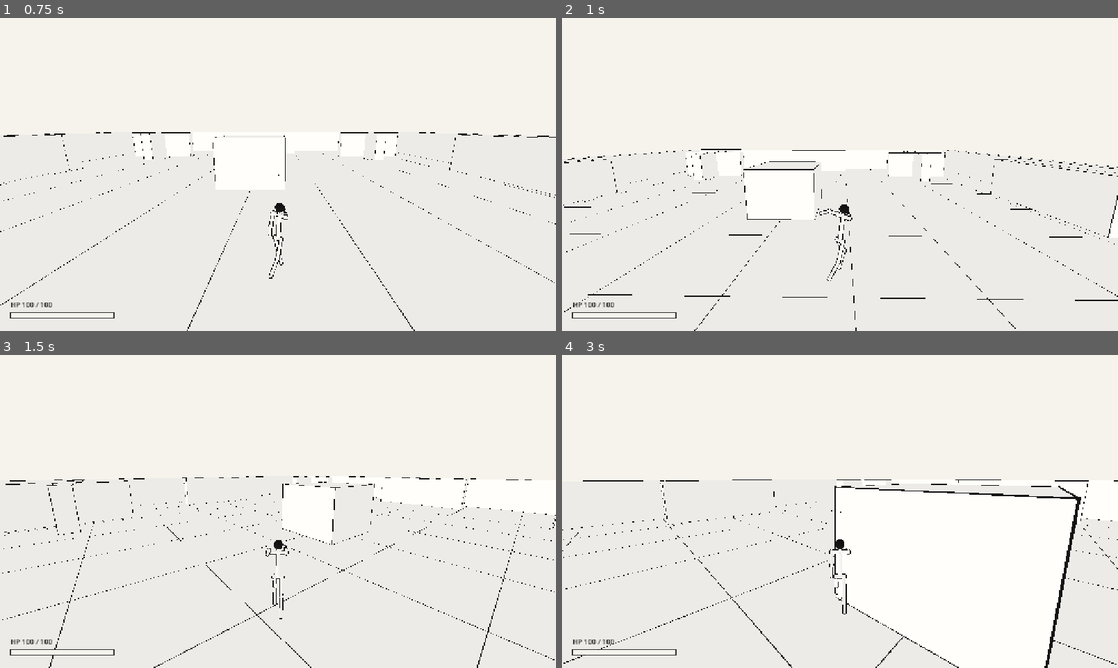
Above: before the commit, frames 1-4 (two rows, left to right).
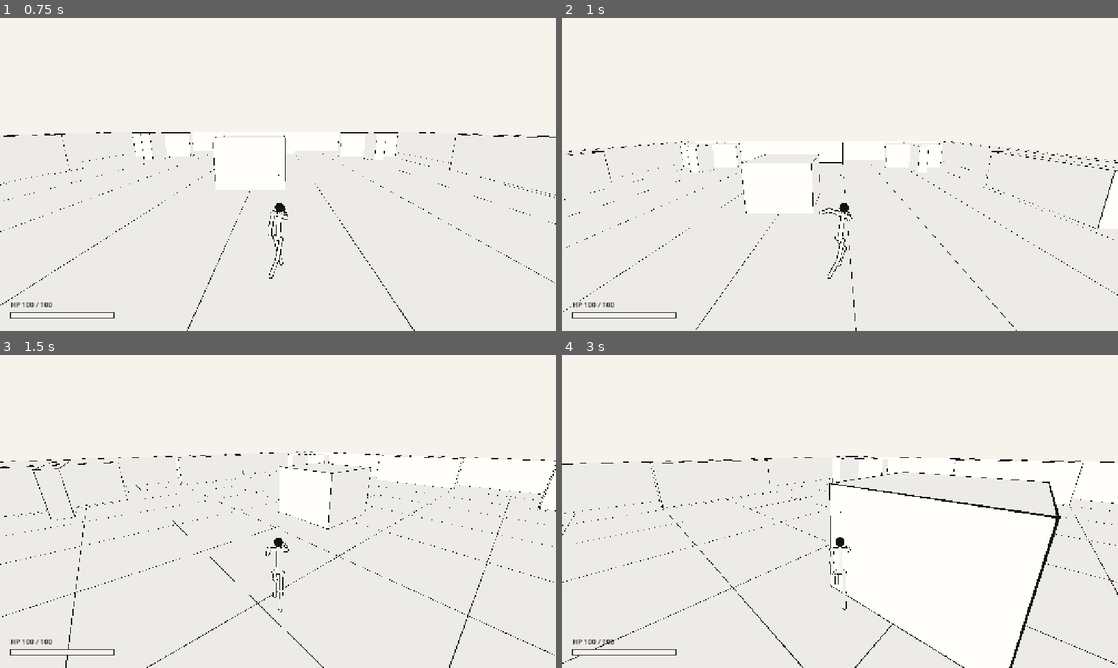
Above: after the commit, the same moments.

Repository: TCOTC/stick-skirmish
Game: Godot game, scene res://scenes/main.tscn
The game is run twice, just before and just after one commit, with the same random seed, the same clock (stepped at 60 frames per second) and the same inputs.
Inputs (mouse positions are in pixels of both pictures, inside the frame that each line leads up to):
- Up to frame 1 (0.75 s): tap Enter at 0.5 s; move the mouse to (400, 158) at 0.52 s; press the mouse at (400, 158) at 0.53 s; hold D (move_right) from 0.53 s (still down)
- Up to frame 2 (1 s): keep holding D (move_right); tap Space (jump) at 0.77 s
- Up to frame 3 (1.5 s): move the mouse to (250, 511) at 1.27 s; release D (move_right) at 1.28 s; release the mouse at (250, 511) at 1.28 s; hold W (move_forward) from 1.28 s (still down); right-click (250, 511) at 1.35 s
- Up to frame 4 (3 s): keep holding W (move_forward); tap Space (jump) at 1.52 s; click (812, 511) at 1.55 s; move the mouse to (851, 505) at 2.02 s; hold Shift (crouch) 2.03-2.78 s; click (851, 505) at 2.3 s; move the mouse to (834, 517) at 2.77 s; click (834, 517) at 2.85 s

Frame 1 is identical in both runs. In frame 2, 1.7% of the frame differs, in the area x 0-100%, y 39-100%; in frame 3, 2.0%; in frame 4, 2.7%, in the area x 0-100%, y 32-100%.

Commit message:
修复：Mac 触控板上点一下进游戏会一直开火
用户报障：Mac 上用触控板点击进入游戏后就一直射击，即使已经松开。

成因：那次点击触发了全屏 + 指针锁定，而浏览器把它的 mouseup 吞掉了（Mac 上全屏过渡
有一段动画，松开落在过渡期间）。Godot 的动作状态只由事件驱动，丢了 mouseup 就永远停在
“按下”，于是每帧都判定为按住不放。

- player.gd：开火扳机改成自己维护（_trigger_held），不再读 Input.is_action_pressed。
  只有“已经接管鼠标之后”的左键按下才算按住，所以进游戏那一下永远不会开火；
  接管/交还鼠标、失焦、松开都算松开。另留 0.15 秒脉冲，保证极短点击也能打出一发。
- export_presets.cfg：注入脚本给左键记下按下/抬起两个计数，并在 pointermove 里用
  e.buttons 自我纠正。局中丢失 mouseup 时就靠它救回（player._dom_trigger_released），
  注入脚本不存在时退回原有行为。
- 顺带证伪一个看似可行的启发式：不能用“移动事件的按键掩码为 0”当松开信号——
  实测 Godot 网页版把移动事件的掩码填成它自己记录的状态，丢了 mouseup 时它一直是 1。
- 新增 --fire 测试模式（6 项）：用 CDP 只发 mousePressed、永远不发 mouseReleased，
  在 Windows 上造出同样的局面。实测旧逻辑在该项下连打 11 发、修好后 0 发；
  另守着“按住时移动不能掐掉扳机”与“点一下仍能打出一发”。

验证：netprobe 92 项、relay 16 项、stick 55 项、sfx 9 项、art 18 项全绿。

Diff:
--- a/scripts/net.gd
+++ b/scripts/net.gd
@@ -561,6 +561,7 @@
 		"pos": [snappedf(pos.x, 0.01), snappedf(pos.y, 0.01), snappedf(pos.z, 0.01)],
 		"health": own_health,
 		"shots": shots,
+		"trigger": _trigger_info(),
 		"recoilDeg": pitch_deg,
 		"crouch": crouch,
 		"pitchDeg": pitch_deg,
@@ -582,6 +583,17 @@
 	JavaScriptBridge.eval("window.__netstat = " + JSON.stringify(snapshot))
 
 
+## 开火扳机的状态（player 自己维护的那份，见 `player._trigger_held`）。
+##
+## 单独报出来是因为“浏览器吞掉 mouseup”是一个真实存在的故障（Mac 触控板：点一下进游戏
+## 就一直开火）。那种情况下 `raw`（Godot 自己的动作状态，只由事件驱动）会永远停在 true，
+## 所以自动化检查要能断言“即使 raw 卡住，`held` 也已经回到 false 且不再开火”。
+func _trigger_info() -> Dictionary:
+	if _player != null and _player.has_method("trigger_state"):
+		return _player.call("trigger_state")
+	return {"held": false, "pulse": 0.0, "raw": false}
+
+
 ## 编号 → 名字，供自动化检查核对两端对同一个人的称呼是否一致。
 func _peer_names() -> Dictionary:
 	var names := {}
--- a/scripts/player.gd
+++ b/scripts/player.gd
@@ -81,6 +81,11 @@
 ## 刚接管鼠标后这段时间内不开火：那一次点击是用来锁定指针的，不该顺手打出一发。
 const FIRE_BLOCK_AFTER_CAPTURE := 0.25
 
+## “点了一下”这一发最多保留多久（秒）。
+## 极短的点击可能在同一帧里完成按下与松开，那时 `_trigger_held` 已经回到 false，
+## 但这一下仍应打出一发，所以单独留一个脉冲。
+const TRIGGER_PULSE_TIME := 0.15
+
 ## 默认/开局俯仰（弧度）。回合重置时回到这里。
 const START_PITCH := -0.22
 
@@ -118,6 +123,23 @@
 var _spawn_pos := Vector3.ZERO
 var _spawn_yaw := 0.0
 var _spawn_known := false
+
+## 开火扳机的状态。**自己维护**，不直接读 `Input.is_action_pressed("fire")`。
+##
+## 【为什么】Godot 的动作状态只由事件驱动，而浏览器在“进入全屏 + 指针锁定”的那一次点击上
+## **可能丢掉 mouseup**（Mac 触控板上实测：点一下进游戏，随后就一直开火）。
+## 丢了松开事件，动作状态就永远停在“按下”，每帧都判定为按住不放。
+## 从 Windows 无法直接重现 Mac 的那次事件丢失，但可以用 CDP 造出同样的局面：
+## 发一个 mousePressed、**永远不发 mouseReleased**（见 `net-probe-check.mjs --fire`）。
+##
+## 自己维护之后规则很简单，而且不怕丢事件：
+##   - 只有**已经接管鼠标之后**收到的左键按下才算“按住”→ 进游戏那一下永远不会开火
+##   - 接管鼠标的那一刻、丢失指针、窗口失焦、左键松开，都算“松开”
+##   - 指针移动事件里带着“当前按下了哪些键”的掩码，掩码为 0 也算“松开”
+##     （触控板几乎总会有移动，所以这条能救“局中丢掉松开事件”的情况）
+var _trigger_held := false
+## “点了一下”产生的那一发还剩多久（秒）。
+var _trigger_pulse := 0.0
 # 当前的散布半径（度）。跟着连发增长、停火回落。
 var _spread := 0.0
 # 已经推给 HUD 的散布值，用来避免每帧都去查 HUD。
@@ -165,20 +187,30 @@
 			deg_to_rad(pitch_max_deg)
 		)
 		_arm.rotation.x = _pitch
-	elif event is InputEventMouseButton and event.pressed:
+		# 注意：**不要**用“移动事件的按键掩码为 0”当松开信号。
+		# 实测（tools/net-probe-check.mjs --fire 的第 6 项）Godot 网页版把移动事件的掩码
+		# 填成**它自己**记录的状态，而不是浏览器的 `e.buttons`；所以丢了 mouseup 时
+		# 掩码会一直为 1，这条启发式永远不触发（看起来像兜底，实际是死代码）。
+		# 真正独立的信息源在浏览器那边，见 `_dom_trigger_released()`。
+	elif event is InputEventMouseButton and event.button_index == MOUSE_BUTTON_LEFT:
 		# 只认左键：滚轮也会产生 InputEventMouseButton（button_index 是 WHEEL_*），
-		# 但"滚一下滚轮"不该等于"我要开始玩"。
-		if event.button_index != MOUSE_BUTTON_LEFT:
-			return
-		# 网页上"锁指针"这一步交给注入的脚本做，这里刻意不碰。
-		# 原因：requestFullscreen 和 requestPointerLock 都由浏览器要求"必须在用户手势里发出"，
-		# 两者同时发出会打架 —— 全屏切换过程中发出的锁定请求偶尔被拒，
-		# 表现就是"全屏进去了、鼠标还显示着，得再点一次"。
-		# 脚本里把两者串成"先全屏 → 等切换完成 → 再锁"，并带两次重试；
-		# Godot 会自己跟随浏览器真实的指针锁状态，不需要引擎再发一次请求。
-		# 桌面端没有全屏这回事，照旧由引擎自己锁。
-		if not OS.has_feature("web") and Input.mouse_mode != Input.MOUSE_MODE_CAPTURED:
-			Input.mouse_mode = Input.MOUSE_MODE_CAPTURED
+		# 而"滚一下滚轮"不该等于"我要开始玩"也不该等于"开火"。
+		if event.pressed:
+			# **只有已经接管鼠标之后的按下才算开火**（见 _trigger_held 的注释）。
+			if Input.mouse_mode == Input.MOUSE_MODE_CAPTURED:
+				_trigger_held = true
+				_trigger_pulse = TRIGGER_PULSE_TIME
+			# 网页上"锁指针"这一步交给注入的脚本做，这里刻意不碰。
+			# 原因：requestFullscreen 和 requestPointerLock 都由浏览器要求"必须在用户手势里发出"，
+			# 两者同时发出会打架——全屏切换过程中发出的锁定请求偶尔被拒，
+			# 表现就是"全屏进去了、鼠标还显示着，得再点一次"。
+			# 脚本里把两者串成"先全屏 → 等切换完成 → 再锁"，并带两次重试；
+			# Godot 会自己跟随浏览器真实的指针锁状态，不需要引擎再发一次请求。
+			# 桌面端没有全屏这回事，照旧由引擎自己锁。
+			elif not OS.has_feature("web"):
+				Input.mouse_mode = Input.MOUSE_MODE_CAPTURED
+		else:
+			_release_trigger()
 	elif event.is_action_pressed("ui_cancel"):
 		Input.mouse_mode = Input.MOUSE_MODE_VISIBLE
 
@@ -192,6 +224,8 @@
 			_fire_block = FIRE_BLOCK_AFTER_CAPTURE
 		else:
 			_stop_moving()
+		# 接管/交还鼠标都算“松开”：进游戏那次点击即使丢了松开事件，也不会一直开火。
+		_release_trigger()
 		# 让 HUD 收起/显示“点一下画面”的提示。没人告诉它的话，
 		# 第一次打开链接的人只会看到一个不会动的场地（浏览器不允许程序自己抢鼠标）。
 		var hud := _hud()
@@ -200,6 +234,11 @@
 
 	_fire_cd = maxf(0.0, _fire_cd - delta)
 	_fire_block = maxf(0.0, _fire_block - delta)
+	_trigger_pulse = maxf(0.0, _trigger_pulse - delta)
+	# 兜底：我们以为在按住，但**浏览器**说左键已经抬起了（那次 mouseup 被吞掉）。
+	# 不查这个的话会一直开火——Mac 触控板上报障的就是这个现象。
+	if _trigger_held and active and _dom_trigger_released():
+		_release_trigger()
 	# 散布回落。与生死无关，所以放在存活判断之前。
 	_spread = maxf(spread_min_deg, _spread - spread_recover_per_sec * delta)
 	_shake = maxf(0.0, _shake - shake_recover * delta)
@@ -247,8 +286,12 @@
 			Vector2(velocity.x, velocity.z).length(), is_on_floor(), delta, _crouch
 		)
 
-	if active and _fire_block <= 0.0 and Input.is_action_pressed("fire"):
-		_try_fire()
+	# 开火：扳机是**自己维护**的状态（见 _trigger_held）。
+	# 两个来源：按住，以及“点了一下”的脉冲（极短的点击可能在同一帧里按下又松开）。
+	if active and _fire_block <= 0.0 and (_trigger_held or _trigger_pulse > 0.0):
+		# 脉冲只在真的打出一发之后才收掉：被射速冷却挡下时要留着，否则这一下就丢了。
+		if _try_fire() and not _trigger_held:
+			_trigger_pulse = 0.0
 
 
 ## 站立↔下蹲的过渡。下蹲只改相机高度与移动速度，碰撞胶囊高度不变——
@@ -382,12 +425,14 @@
 	return (point - aim_origin()).normalized()
 
 
-func _try_fire() -> void:
+## 打一发。返回**是否真的打出去了**（受射速冷却限制）。
+## 调用方要用它的返回值决定要不要收掉“点了一下”的脉冲。
+func _try_fire() -> bool:
 	# 冷却判断放在这里而不是调用处：只有一个入口，其他地方想加“顺手开一枪”也绕不过射速。
 	if not alive or figure == null or figure.gun == null:
-		return
+		return false
 	if _fire_cd > 0.0:
-		return
+		return false
 	_fire_cd = fire_rate
 	shots_fired += 1
 
@@ -436,6 +481,7 @@
 	# 这一发已经让散布变大了，准星要**同一帧**跟上：放到下一帧再推的话，
 	# 显示的间距会永远比真实散布少一发，看起来像准星没跟上。
 	_push_spread()
+	return true
 
 
 ## 在方向周围取一个随机偏移，偏角最大为当前散布半径。
@@ -604,11 +650,53 @@
 		_stop_moving()
 
 
+## 清掉扳机。接管/交还鼠标、失焦、松开左键、移动事件里掩码为 0，都走这里。
+##
+## 同时把 Godot 自己那份动作状态也放掉：它只由事件驱动，丢了松开事件时会一直停在“按下”。
+## 那个状态现在不参与开火判定（我们读自己的 _trigger_held），但 `ui_*` 之类的地方
+## 仍然会受它影响，所以一并清干净。
+func _release_trigger() -> void:
+	_trigger_held = false
+	_trigger_pulse = 0.0
+	Input.action_release("fire")
+
+
+## 问浏览器：左键现在是不是还被按着。**独立于 Godot 自己的事件流**。
+##
+## 为什么需要它：浏览器会把“点击进入游戏”那次的 mouseup 吞掉（Mac 触控板 + 全屏过渡），
+## Godot 的动作状态只由事件驱动，于是永远停在“按下”而每帧开火。光靠 Godot 的事件
+## 发现不了这件事（移动事件的按键掩码也是它自己填的）。
+## 注入脚本（export_presets.cfg 的 head_include）因此维护了两个计数：左键按下与抬起各一个，
+## 并且会在移动事件里用浏览器的 `e.buttons` 自我纠正（即使 mouseup 丢了，
+## 下一次移动也能把“其实已经抬起”告诉页面）。这里读的就是这两个计数。
+##
+## 只在“我们自己认为按住”时才调用（每帧一次 JavaScriptBridge.eval，开销可忽略）。
+## 若注入脚本不存在（旧的导出产物），表达式返回 1，即“仍按着”——退回到原有行为，不会误报。
+func _dom_trigger_released() -> bool:
+	if not OS.has_feature("web"):
+		return false
+	var delta := int(JavaScriptBridge.eval(
+		"typeof window.__fireDown==='number' ? (window.__fireDown-window.__fireUp) : 1"
+	))
+	return delta <= 0
+
+
+## 供自动化检查读取：自己维护的扳机状态与 Godot 自己那份的对照。
+## `raw` 在“丢了松开事件”时会一直为 true，而 `held` 会正确回到 false（见 --fire 模式）。
+func trigger_state() -> Dictionary:
+	return {
+		"held": _trigger_held,
+		"pulse": snappedf(_trigger_pulse, 0.01),
+		"raw": Input.is_action_pressed("fire"),
+	}
+
+
 func _stop_moving() -> void:
 	velocity.x = 0.0
 	velocity.z = 0.0
 	for action in MOVE_ACTIONS:
 		Input.action_release(action)
+	_release_trigger()
 
 
 static func _ensure_actions() -> void:
Not shown, changed: export_presets.cfg
Not shown, changed: AGENTS.md
